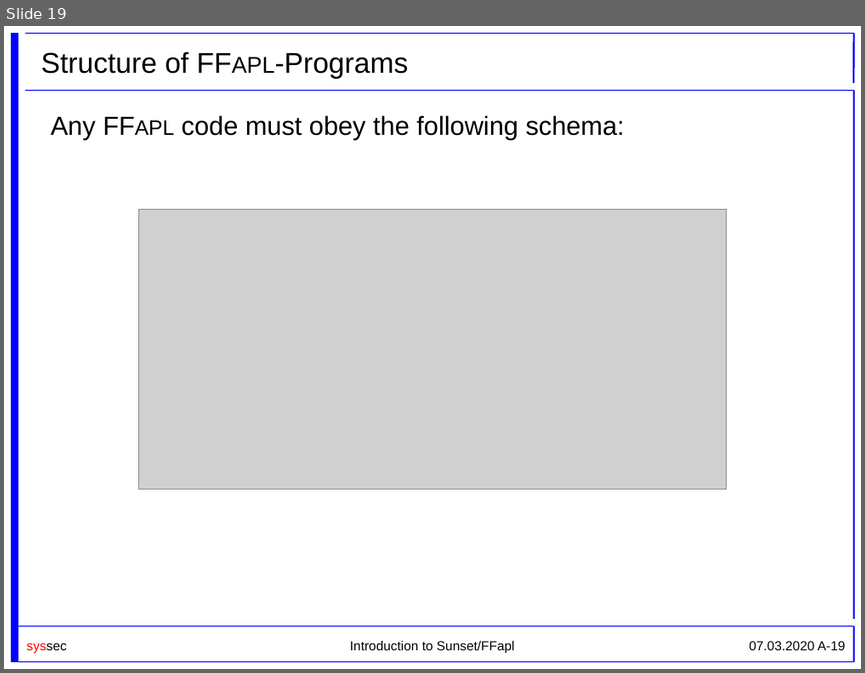
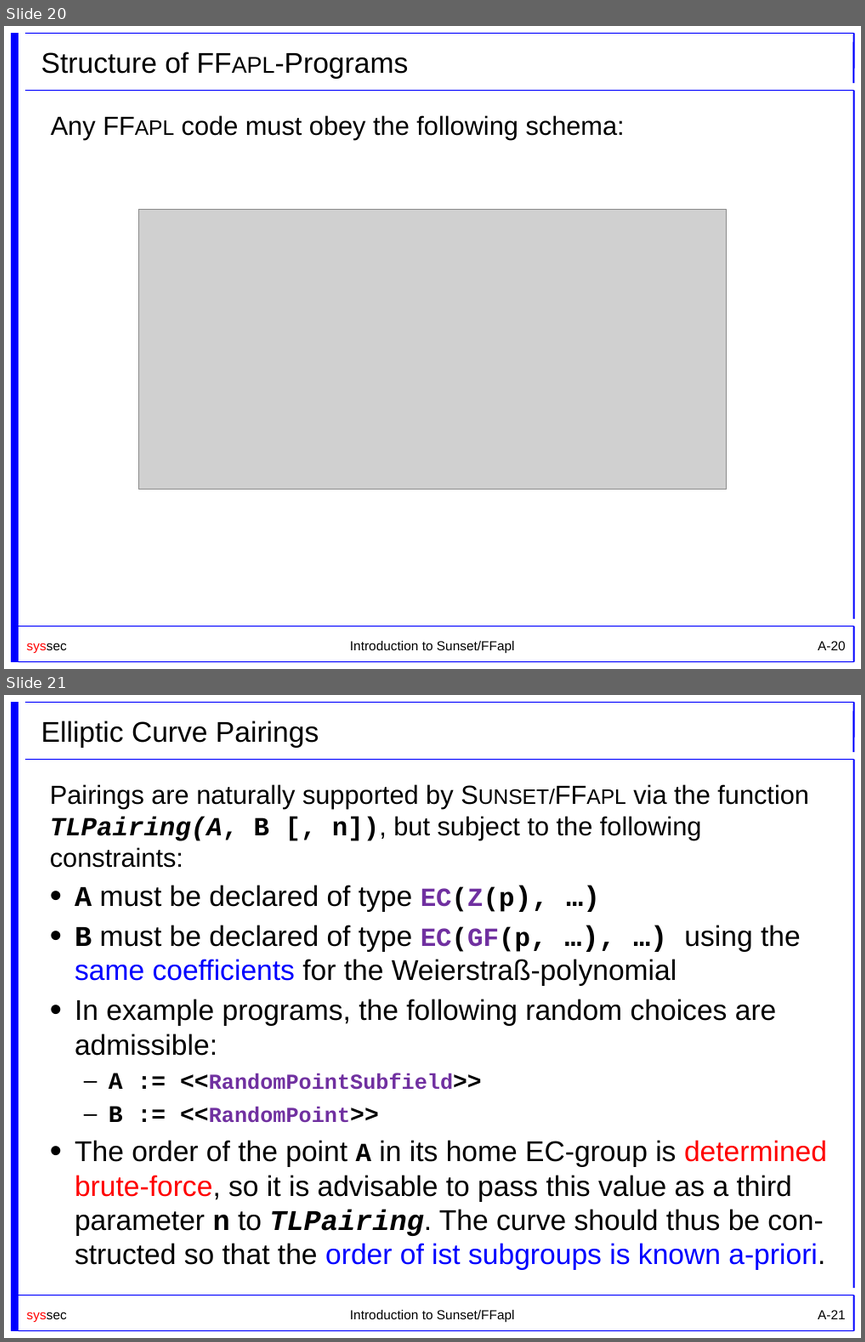
Before and after one commit to cryptool-org/cryptobrief, a slide deck: manual (drafts)/Sunset_Slides_UniKlu.pptx. Shown one above the other, each under a label of ours: slide 19 before the commit, slides 20 and 21 after it. The pictures are 865x673 and 865x1342 pixels, drawn with LibreOffice and Linux fonts; fonts in the diff are those of the drawing; grey boxes stand for pictures; background and template pictures are left out. Boxes give left, top, right and bottom in pixels: in the first picture for what was removed or moved away, otherwise in the second. Text is boxed around its words. In the diff, an @@ line names an element or a change of style, - is before the commit and + after.

```diff
--- a/manual (drafts)/Sunset_Slides_UniKlu.pptx
+++ b/manual (drafts)/Sunset_Slides_UniKlu.pptx
@@ slide 21 added at <box>4,695,861,1338</box>, background #FFFFFF; not listed: 11 template elements that a slide beside it also shows @@
@@ title added at <box>41,721,318,748</box>, 24 pt, text #000000 @@
+Elliptic Curve Pairings
@@ text added at <box>50,784,827,1270</box>, 24 pt, text #000000 @@
+Pairings are naturally supported by Sunset/FFapl via the function
+TLPairing(A, B [, n]), but subject to the following constraints:
+• A must be declared of type EC(Z(p), …)
+• B must be declared of type EC(GF(p, …), …) using the same coefficients for the Weierstraß-polynomial
+• In example programs, the following random choices are admissible:
+  – A := <<RandomPointSubfield>>
+  – B := <<RandomPoint>>
+• The order of the point A in its home EC-group is determined brute-force, so it is advisable to pass this value as a third parameter n to TLPairing. The curve should thus be con-structed so that the order of ist subgroups is known a-priori.
@@ what was slide 19 is now slide 20 @@
@@ page number at <box>817,641,846,650</box>: text changed @@
-07.03.2020 A-19
+A-20
```
Also in this commit, not shown: 13 slides changed, 9 other slides added, 1 other file.
